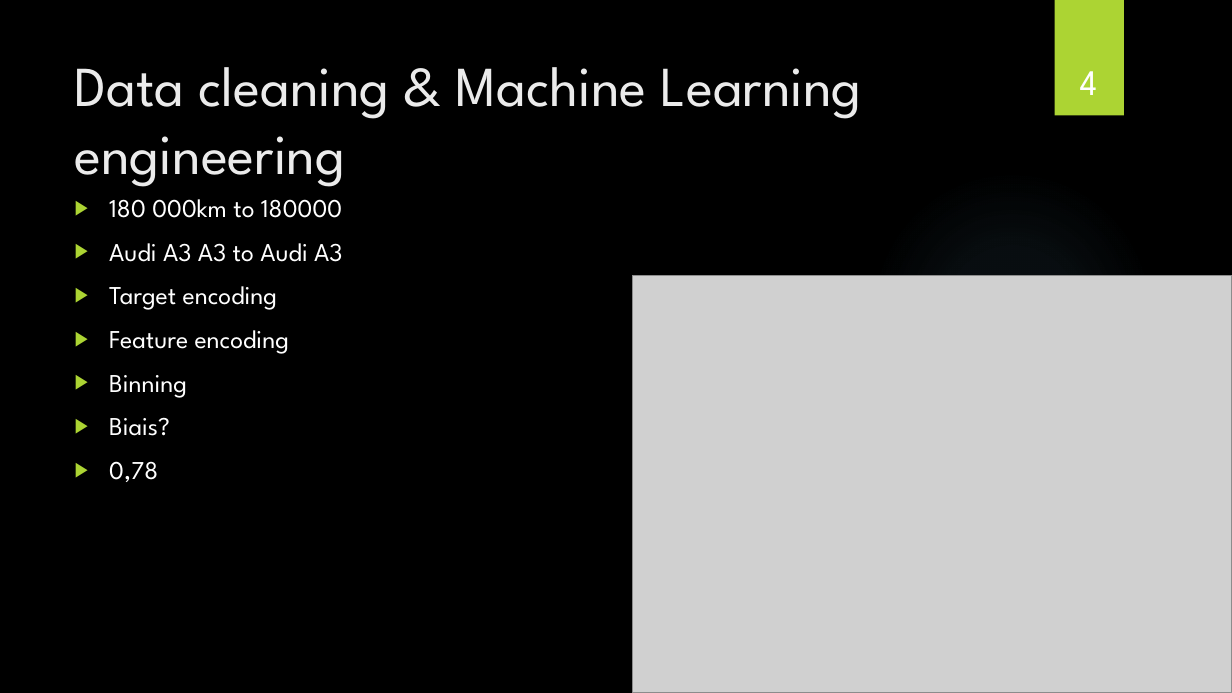
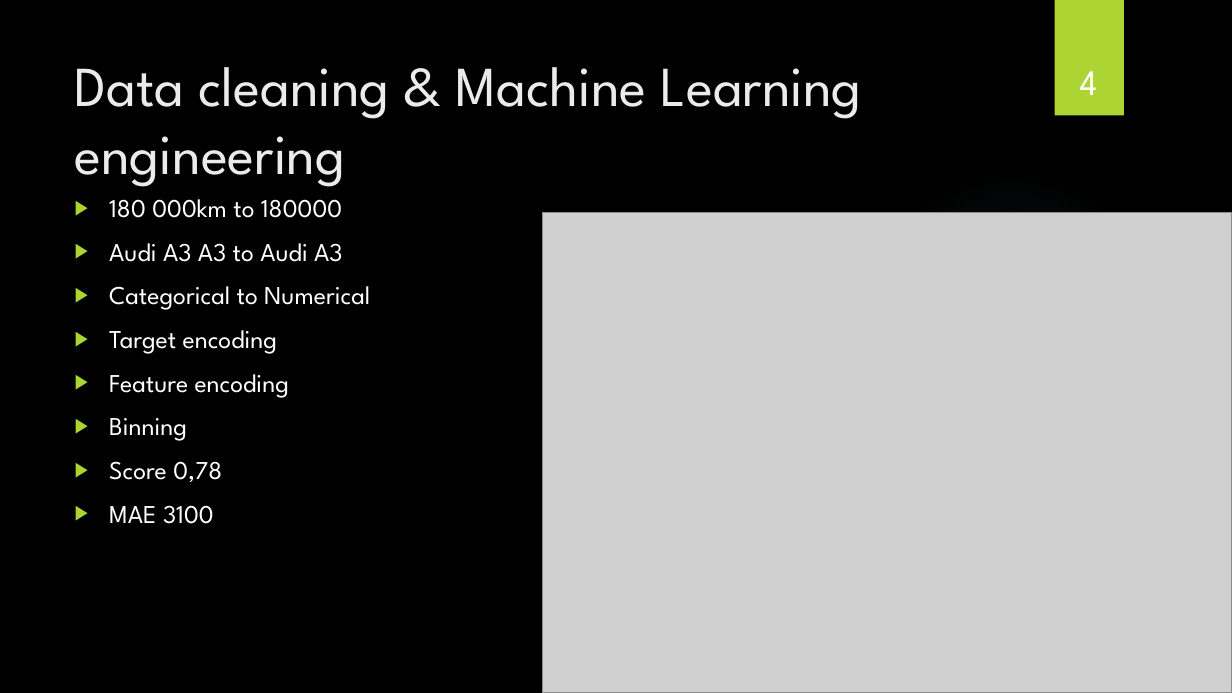
Before and after one commit to JeremDasilva/Project-Final, a slide deck: slide 4 of Car sales analysis and prediction.pptx. Drawn at 1232x693 pixels with LibreOffice and Linux fonts; fonts in the diff are those of the drawing; grey boxes stand for pictures; background and template pictures are left out. Boxes give left, top, right and bottom in pixels: in the first picture for what was removed or moved away, otherwise in the second. Text is boxed around its words. In the diff, an @@ line names an element or a change of style, - is before the commit and + after.

```diff
--- a/Car sales analysis and prediction.pptx
+++ b/Car sales analysis and prediction.pptx
@@ picture: place and size @@
-picture at [632,275,1232,693]
+picture at [543,213,1232,693]
@@ text at [109,286,370,310]: paragraph added @@
+▶ Categorical to Numerical
@@ text at [109,461,222,524]: text changed @@
-▶ Biais?
-▶ 0,78
+▶ Score 0,78
+▶ MAE 3100
```
Also in this commit, not shown: 2 other slides changed, 3 other files.
